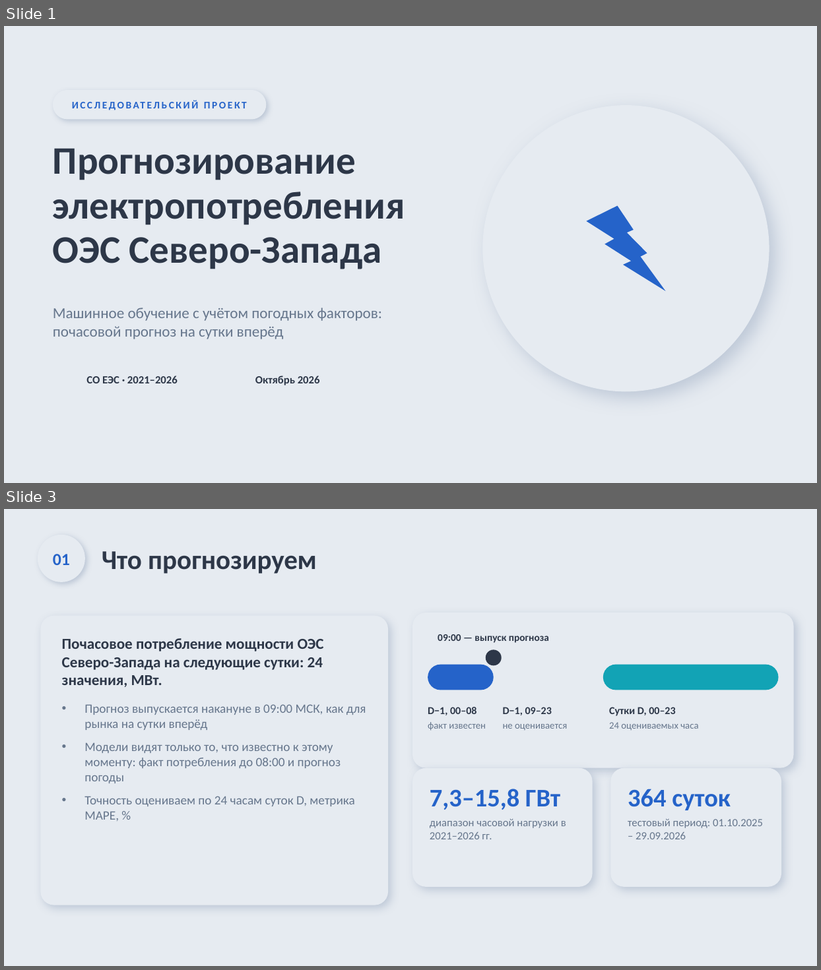
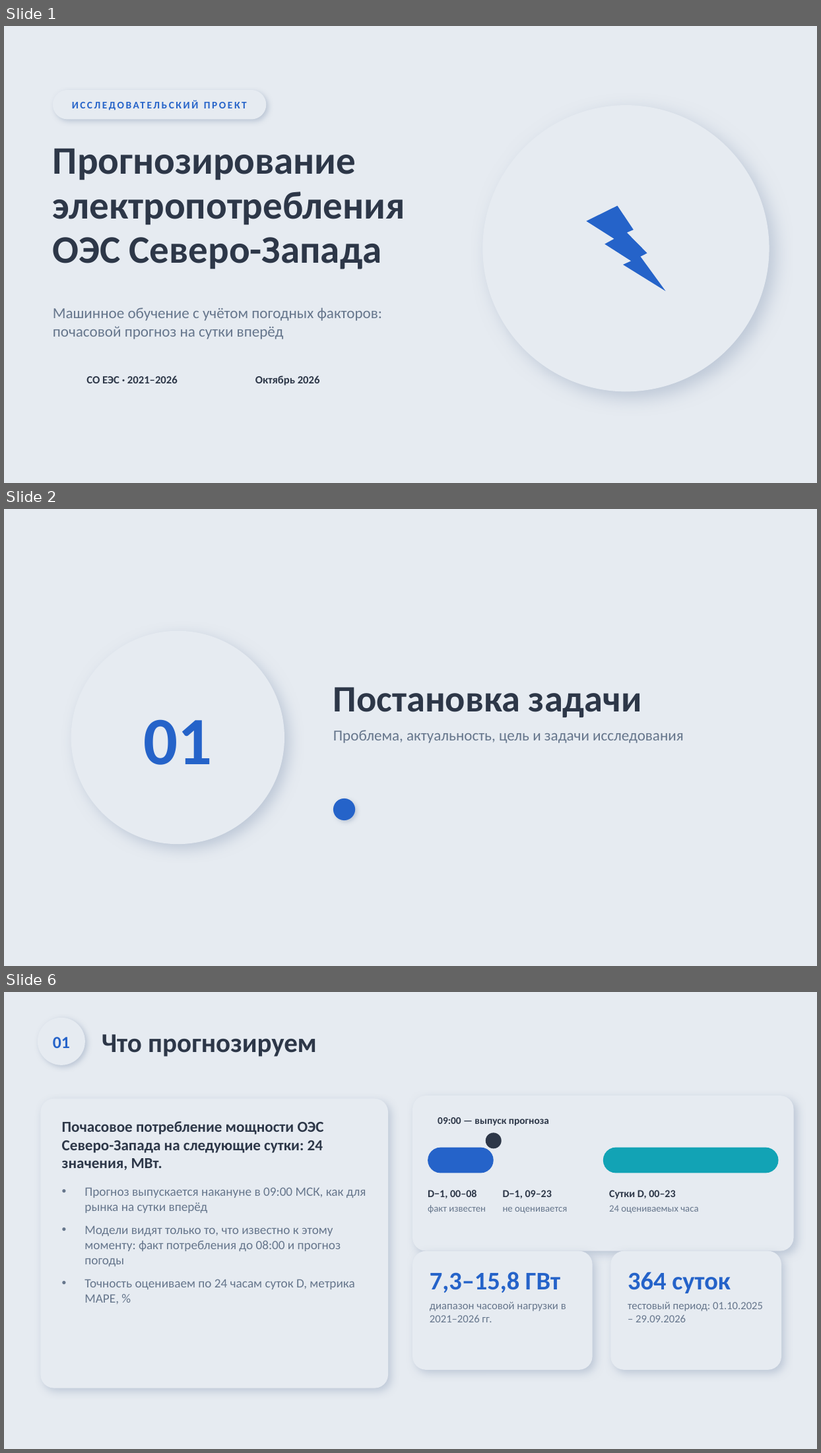
Before and after one commit to Nematzhanov/rosseti, a slide deck: deck/Прогноз потребления ОЭС СЗ — неоморфизм.pptx. Shown one above the other, each under a label of ours: slides 1 and 3 before the commit, slides 1, 2 and 6 after it; the slides between them are not shown. The pictures are 821x970 and 821x1453 pixels, drawn with LibreOffice and Linux fonts; fonts in the diff are those of the drawing. Boxes give left, top, right and bottom in pixels: in the first picture for what was removed or moved away, otherwise in the second. Text is boxed around its words. In the diff, an @@ line names an element or a change of style, - is before the commit and + after.

```diff
--- a/deck/Прогноз потребления ОЭС СЗ — неоморфизм.pptx
+++ b/deck/Прогноз потребления ОЭС СЗ — неоморфизм.pptx
@@ slide 2 added at [4,509,817,966], background #E6EBF1 @@
@@ ellipse added at [71,631,284,844], fill #E6EBF1 @@
@@ ellipse added at [102,661,254,814], fill #E6EBF1 @@
@@ text added at [333,687,642,718], 44 pt, text #2D3748, bold @@
+Постановка задачи
@@ text added at [143,720,212,765], 80 pt, text #2563C9, bold @@
+01
@@ text added at [333,730,684,743], 18 pt, text #66768C @@
+Проблема, актуальность, цель и задачи исследования
@@ ellipse added at [333,799,355,821], fill #2563C9 @@
@@ ellipse added at [371,799,393,821], fill #E6EBF1 @@
@@ ellipse added at [409,799,431,821], fill #E6EBF1 @@
@@ what was slide 3 is now slide 6 @@
```
Also in this commit, not shown: 5 slides changed, 5 other slides added, 2 slides removed, 5 other files.
